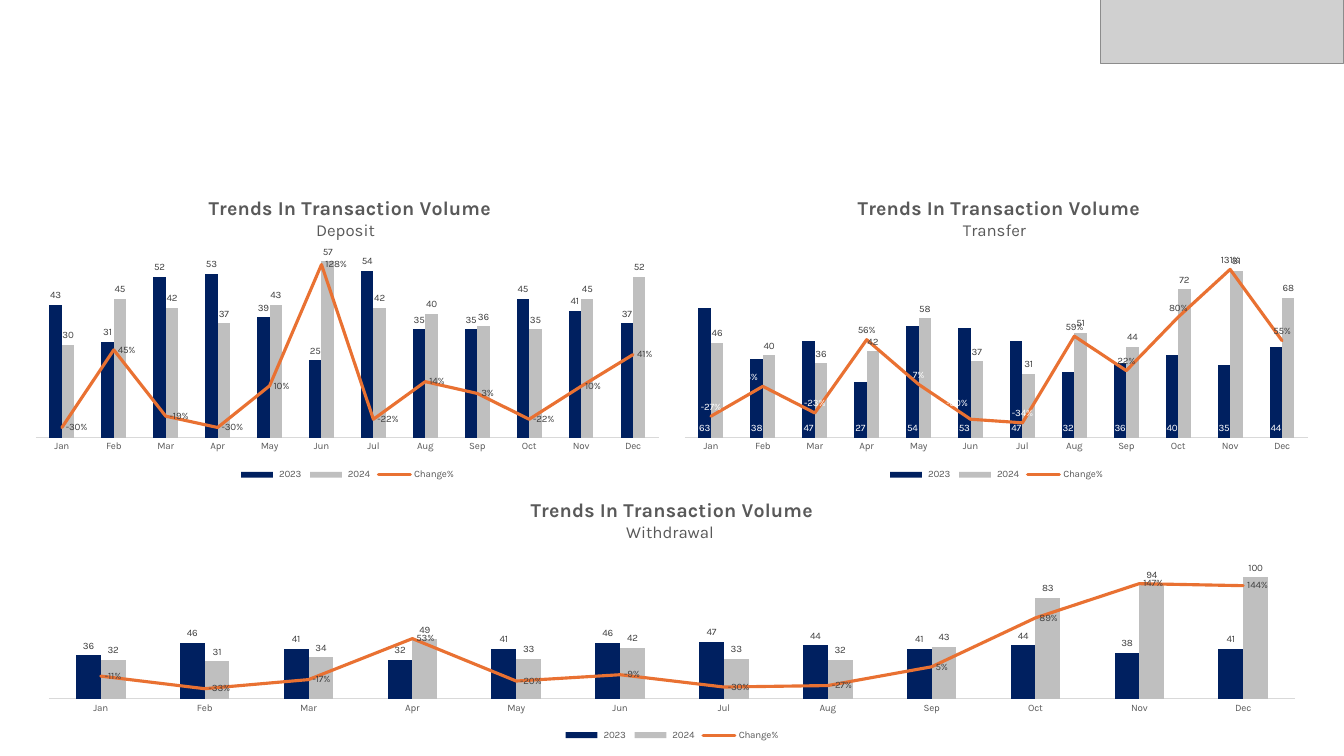
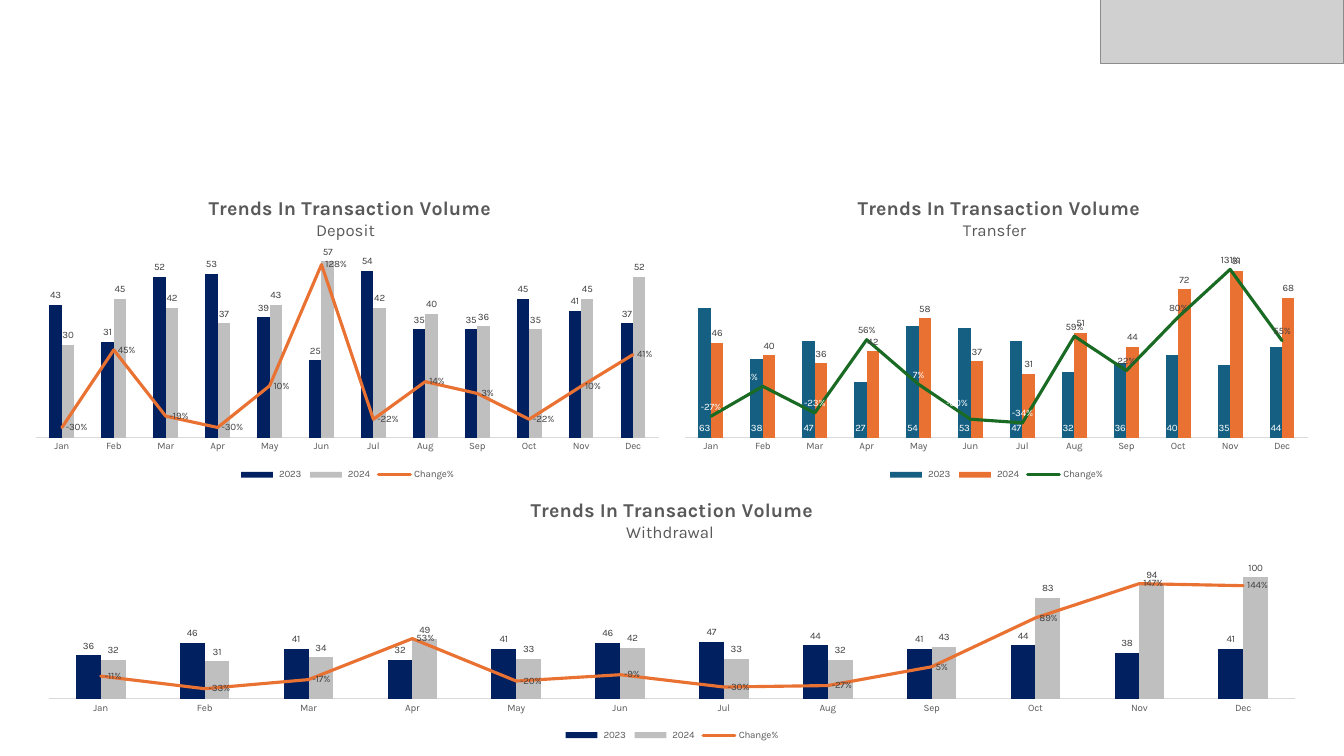
Before and after one commit to maghrabi-es/Casestudy, a slide deck: slide 13 of Presentation1.pptx (slide 9 before the commit). Drawn at 1344x756 pixels with LibreOffice and Linux fonts; fonts in the diff are those of the drawing; grey boxes stand for pictures. Boxes give left, top, right and bottom in pixels: in the first picture for what was removed or moved away, otherwise in the second. Text is boxed around its words. In the diff, an @@ line names an element or a change of style, - is before the commit and + after.

```diff
--- a/Presentation1.pptx
+++ b/Presentation1.pptx
@@ column chart at bbox=[673, 181, 1322, 484] @@
@@ colour of  2023  #002060 to #156082 @@
@@ colour of  2024  #BFBFBF to #E97132 @@
@@ colour of Change% #E97132 to #196B24 @@
```
Also in this commit, not shown: 1 other slide changed, 5 slides added.
